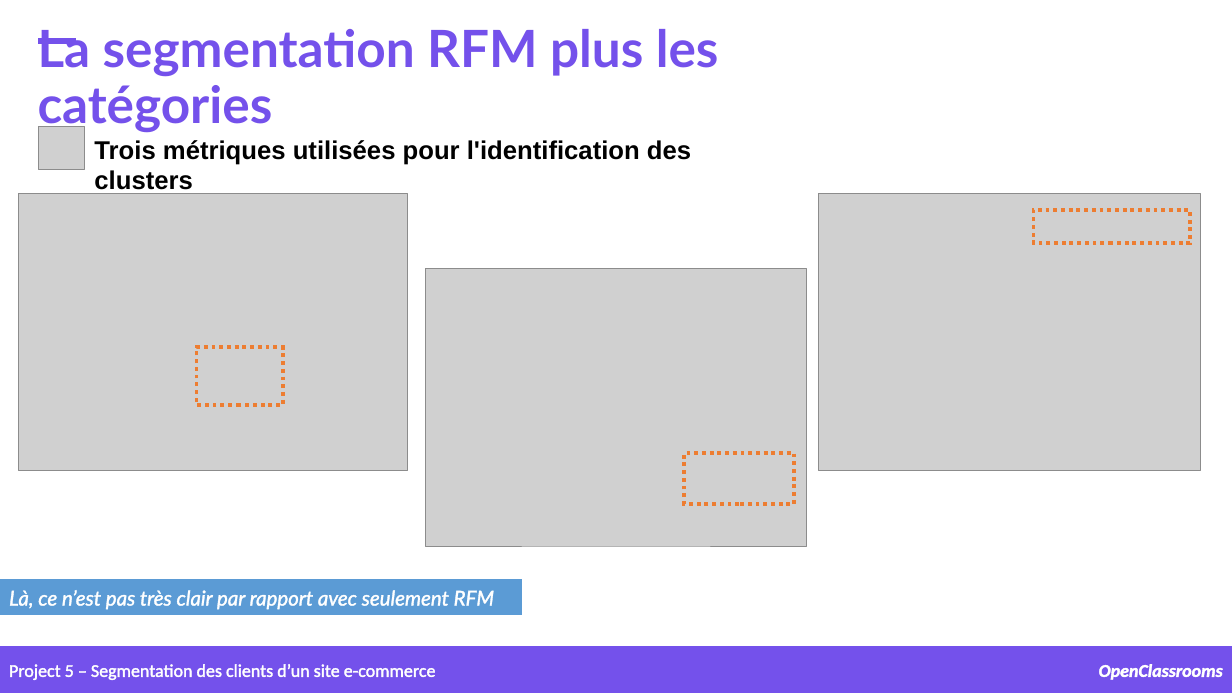
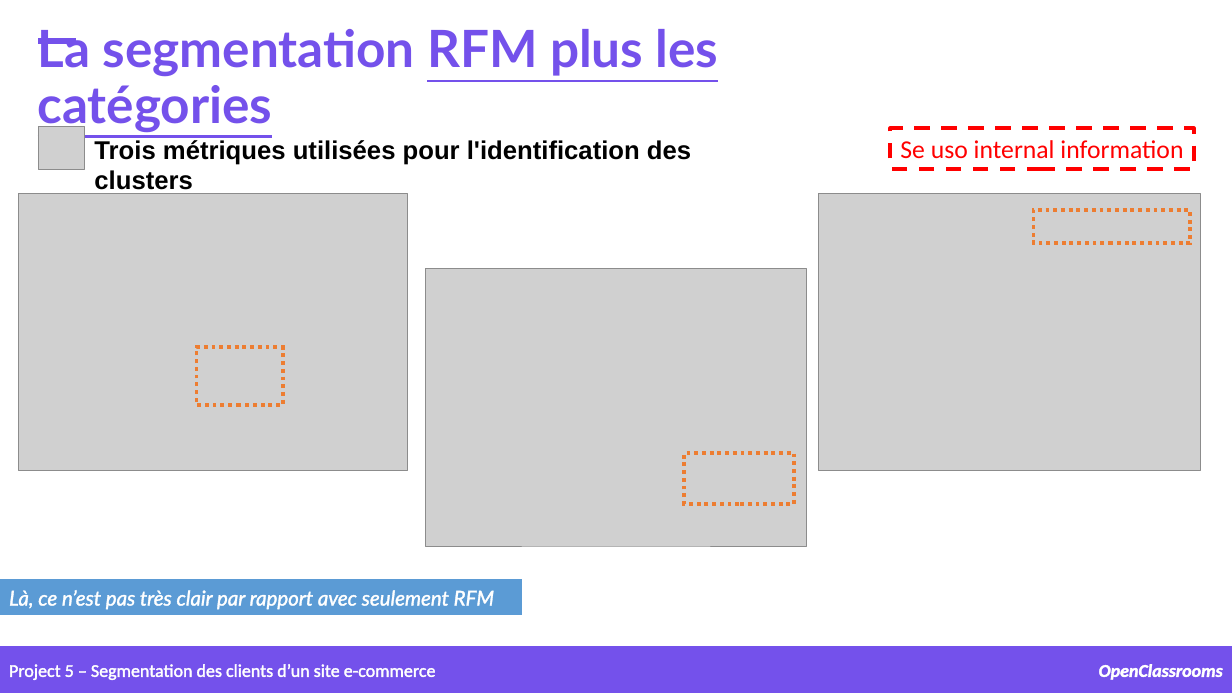
Before and after one commit to samirhinojosa/OC-P5-segment-customers-of-website, a slide deck: slide 34 of supports/P5_presentation v2.pptx. Drawn at 1232x693 pixels with LibreOffice and Linux fonts; fonts in the diff are those of the drawing; grey boxes stand for pictures; background and template pictures are left out. Boxes give left, top, right and bottom in pixels: in the first picture for what was removed or moved away, otherwise in the second. Text is boxed around its words. In the diff, an @@ line names an element or a change of style, - is before the commit and + after.

```diff
--- a/supports/P5_presentation v2.pptx
+++ b/supports/P5_presentation v2.pptx
@@ text "La segmentation RFM plus les ..." at [38,29,719,133]: underline on in "RFM plus les catégories" @@
@@ rectangle added at [891,128,1194,169], outline #FF0000 3 pt dashed, 20 pt, text #FF0000 @@
+Se uso internal information
```
Also in this commit, not shown: 5 other slides changed, 43 other files.
